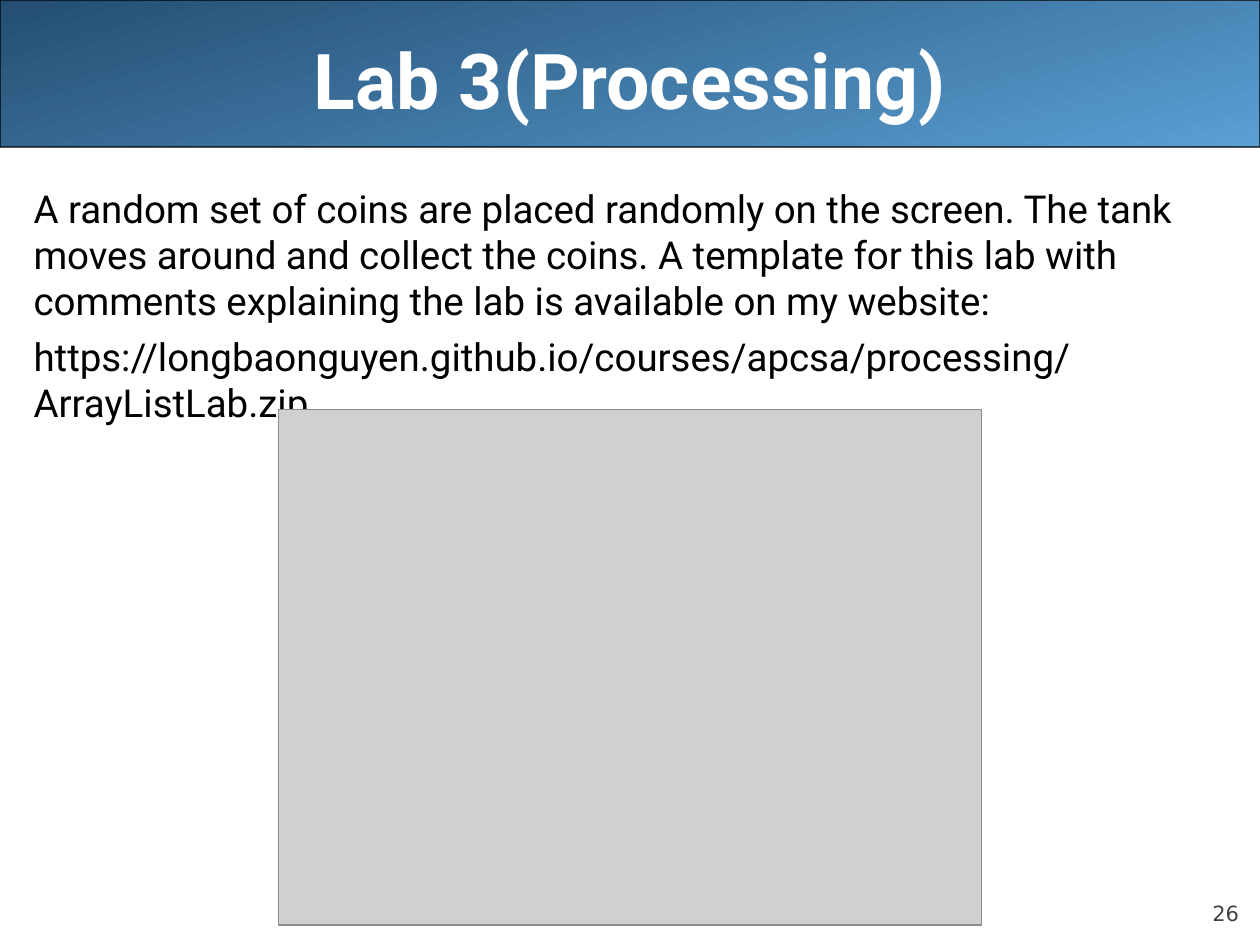
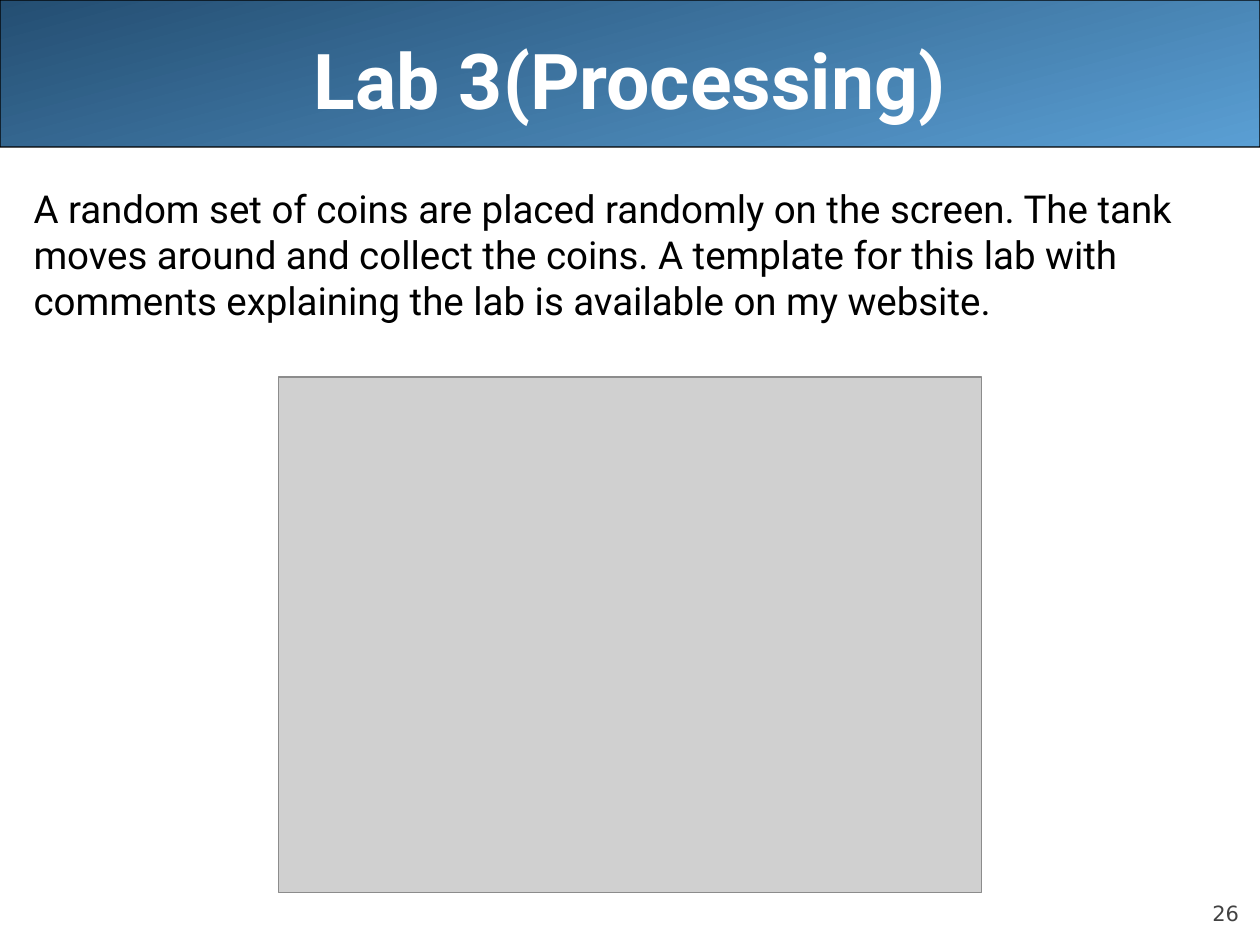
Before and after one commit to LongBaoNguyen/longbaonguyen.github.io, a slide deck: slide 26 of courses/apcsa/lecture18.ppt. Drawn at 1260x945 pixels with LibreOffice and Linux fonts; fonts in the diff are those of the drawing; grey boxes stand for pictures. Boxes give left, top, right and bottom in pixels: in the first picture for what was removed or moved away, otherwise in the second. Text is boxed around its words. In the diff, an @@ line names an element or a change of style, - is before the commit and + after.

```diff
--- a/courses/apcsa/lecture18.ppt
+++ b/courses/apcsa/lecture18.ppt
@@ text at <box>34,193,1172,324</box>: text changed @@
-A random set of coins are placed randomly on the screen. The tank moves around and collect the coins. A template for this lab with comments explaining the lab is available on my website:
-https://longbaonguyen.github.io/courses/apcsa/processing/ArrayListLab.zip
+A random set of coins are placed randomly on the screen. The tank moves around and collect the coins. A template for this lab with comments explaining the lab is available on my website.
@@ picture: place and size @@
-picture at <box>278,410,982,925</box>
+picture at <box>278,377,982,892</box>
```
Also in this commit, not shown: 1 other file.
